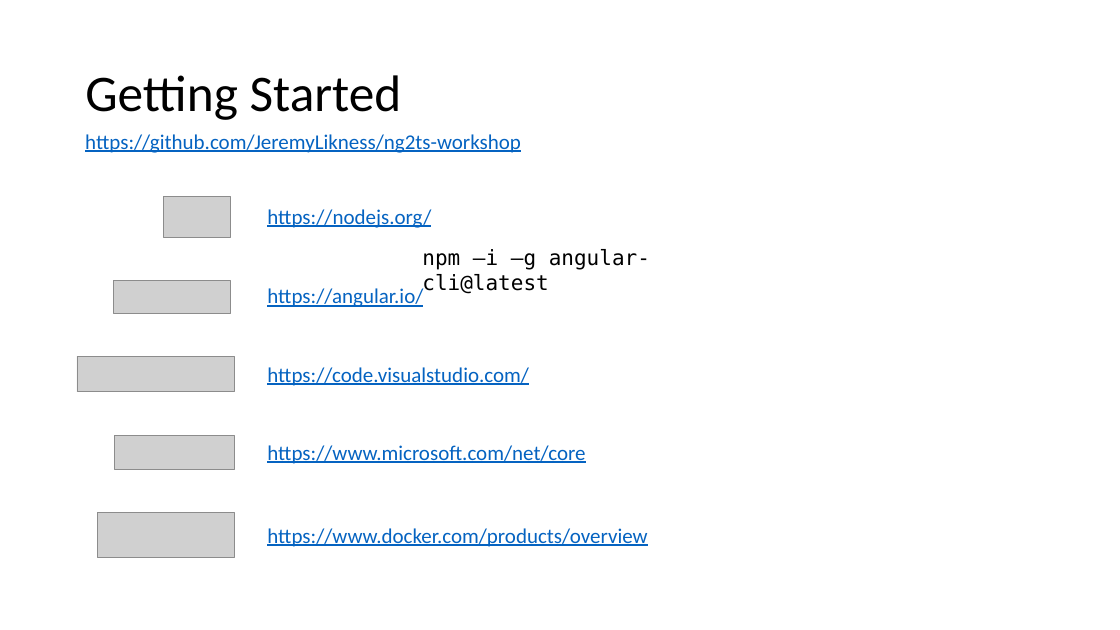
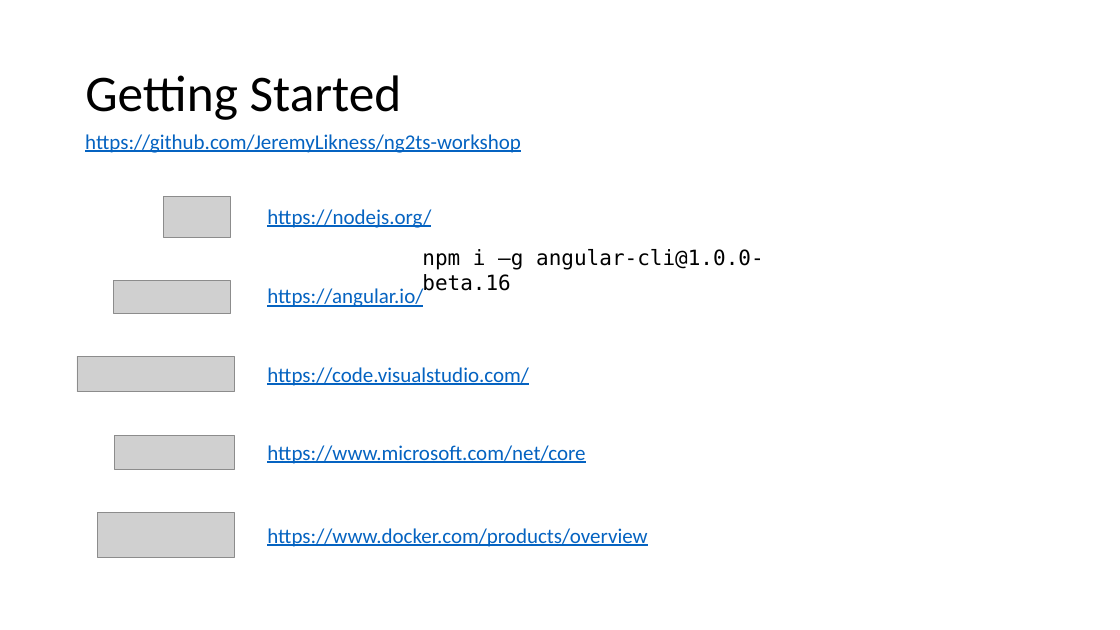
Before and after one commit to JeremyLikness/ng2ts-workshop, a slide deck: slide 2 of 00Intro/ng2.pptx. Drawn at 1120x630 pixels with LibreOffice and Linux fonts; fonts in the diff are those of the drawing; grey boxes stand for pictures. Boxes give left, top, right and bottom in pixels: in the first picture for what was removed or moved away, otherwise in the second. Text is boxed around its words. In the diff, an @@ line names an element or a change of style, - is before the commit and + after.

```diff
--- a/00Intro/ng2.pptx
+++ b/00Intro/ng2.pptx
@@ text at <box>422,249,764,291</box>: text changed @@
-npm –i –g angular-cli@latest
+npm i –g angular-cli@1.0.0-beta.16
```
Also in this commit, not shown: 1 other file.
